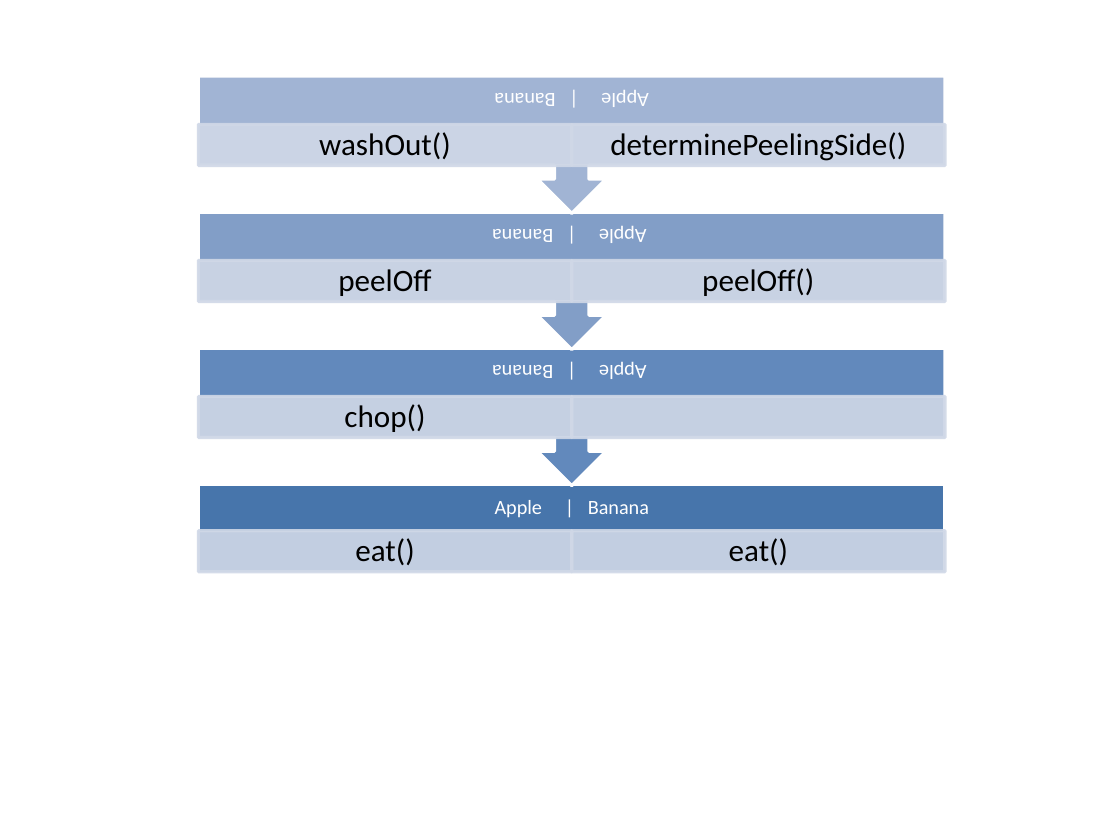
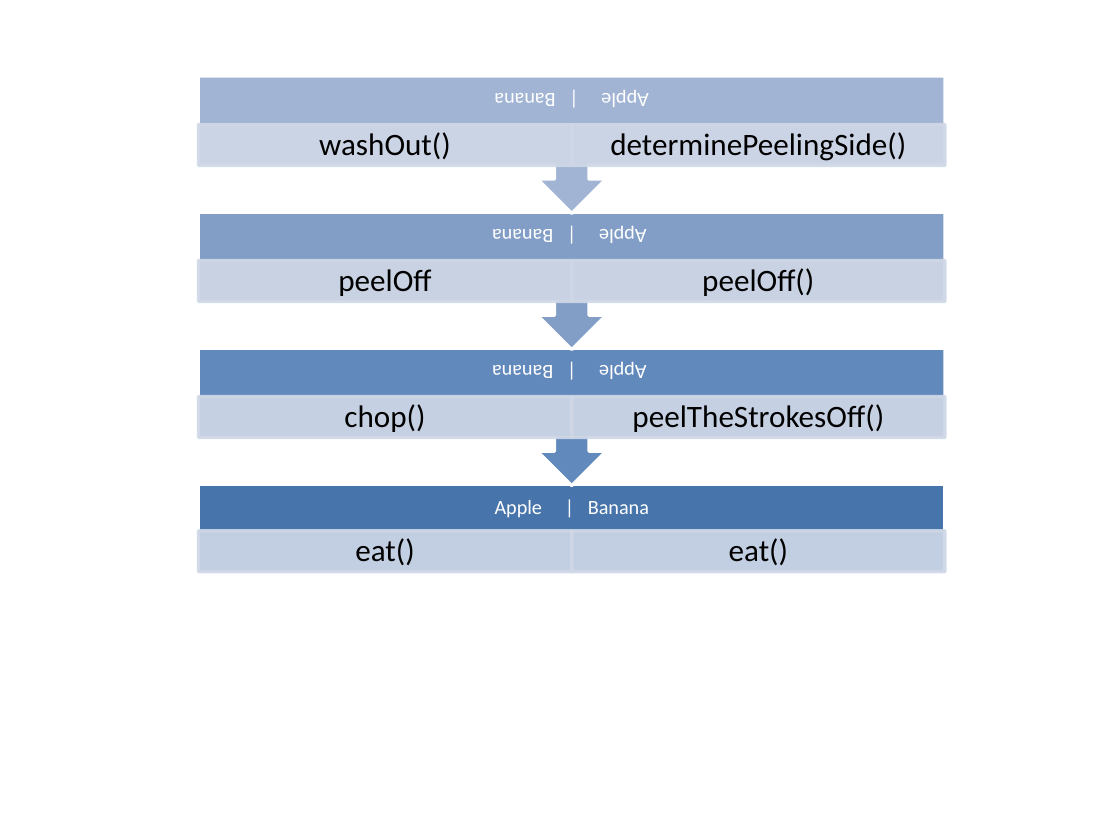
Before and after one commit to uamartins/design-patterns-book, a slide deck: slide 1 of resources/Chapter-27-Template-Method/MoreDiagrams.pptx. Drawn at 1120x840 pixels with LibreOffice and Linux fonts; fonts in the diff are those of the drawing. Boxes give left, top, right and bottom in pixels: in the first picture for what was removed or moved away, otherwise in the second. Text is boxed around its words. In the diff, an @@ line names an element or a change of style, - is before the commit and + after.

```diff
--- a/resources/Chapter-27-Template-Method/MoreDiagrams.pptx
+++ b/resources/Chapter-27-Template-Method/MoreDiagrams.pptx
@@ text added at <box>632,404,884,432</box>, 20 pt, text #000000 @@
+peelTheStrokesOff()
```
Also in this commit, not shown: 3 other files.
